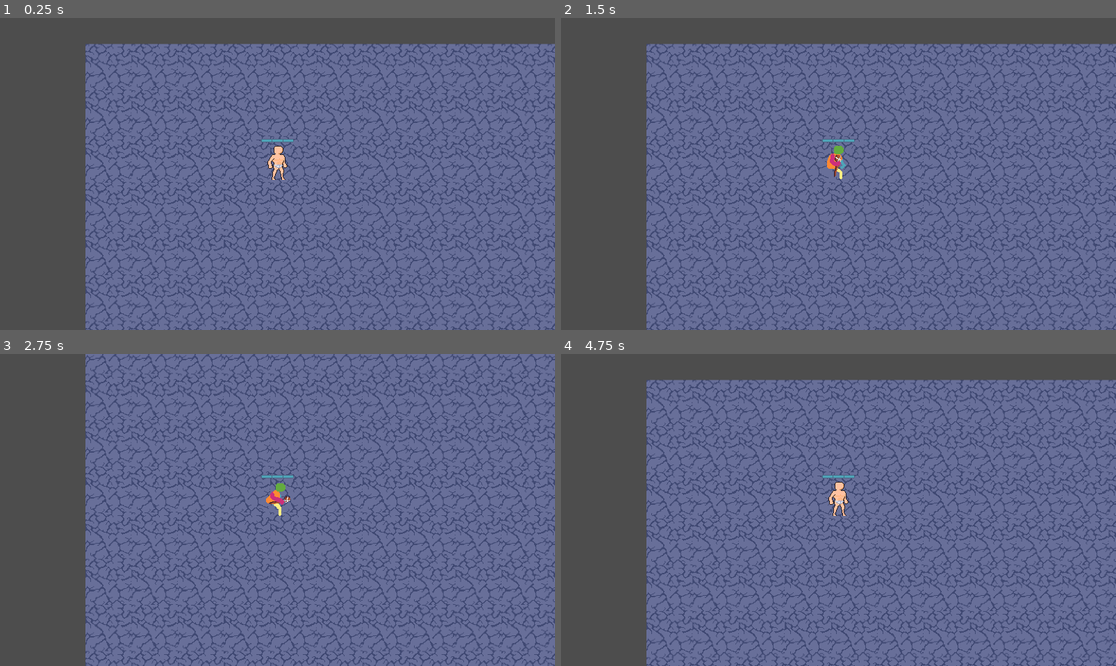
Above: before the commit, frames 1-4 (two rows, left to right).
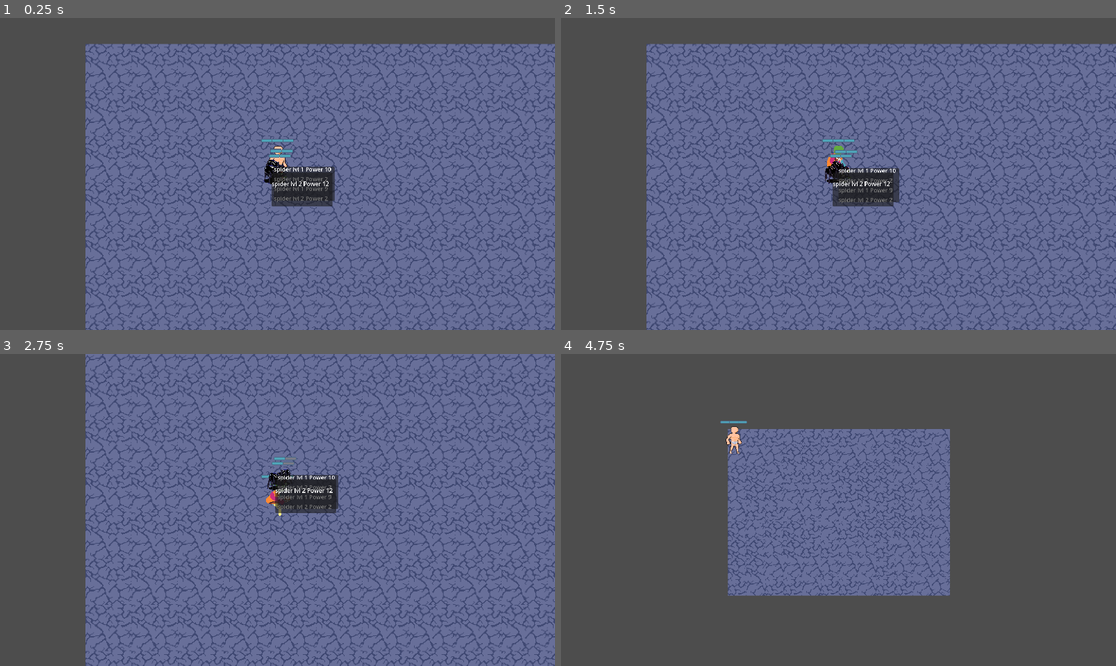
Above: after the commit, the same moments.

Repository: Naitais/battle-and-exploration-mode
Game: Godot game, scene res://scenes/main.tscn
Two runs of this game, one before a commit and one after it. Both use one fixed random seed, a clock stepped at 60 frames per second and the inputs below.
Inputs (mouse positions are in pixels of both pictures, inside the frame that each line leads up to):
- Up to frame 1 (0.25 s): no input
- Up to frame 2 (1.5 s): tap Enter at 0.5 s; move the mouse to (960, 158) at 0.52 s; press the mouse at (960, 158) at 0.53 s; hold D (right) 0.53-1.28 s; move the mouse to (727, 189) at 1.27 s; release the mouse at (727, 189) at 1.28 s; hold S (down) from 1.28 s (still down); click (727, 189) at 1.35 s
- Up to frame 3 (2.75 s): move the mouse to (333, 441) at 2.02 s; release S (down) at 2.03 s; press the mouse at (333, 441) at 2.03 s; hold D (right) from 2.03 s (still down)
- Up to frame 4 (4.75 s): move the mouse to (810, 572) at 2.77 s; release D (right) at 2.78 s; release the mouse at (810, 572) at 2.78 s; hold W (up) 2.78-3.53 s; click (810, 572) at 2.85 s; move the mouse to (1005, 556) at 3.52 s; press the mouse at (1005, 556) at 3.53 s; hold A (left) from 3.53 s (still down); move the mouse to (672, 463) at 4.27 s; release the mouse at (672, 463) at 4.28 s; click (672, 463) at 4.35 s

The runs differ from the first frame. In frame 1, 1.6% of the frame differs, in the area x 47-61%, y 41-61%; in frame 2, 1.6%; in frame 3, 1.5%; in frame 4, 64%, in the area x 15-100%, y 8-100%.

Commit message:
remade modpack, mob spawning and mob_pack tooltip from scratch. Now code is cleaner and works better

Diff:
--- /dev/null
+++ b/mob_pack.gd
@@ -0,0 +1,102 @@
+extends Node2D
+
+@onready var ui_panel = $ui_panel
+@onready var mob_pack_area = $mob_pack_area
+@onready var grid_container = $ui_panel/GridContainer
+
+
+var mob_number: int
+var mob_pack_difficulty_rating: float
+var mob_pack_id: String
+var instantiated_mobs: Array
+var roaming_mob
+
+var mobs_and_paths: Dictionary = {
+	"spider": "res://scenes/spider.tscn",
+	"slime": "res://scenes/spider.tscn",
+	"goblin": "res://scenes/spider.tscn"
+	}
+
+# Called when the node enters the scene tree for the first time.
+func _ready():
+	create_mob_pack()
+	spawn_roaming_mob()
+	manage_mob_pack_tooltip_ui()
+
+# Called every frame. 'delta' is the elapsed time since the previous frame.
+func _process(delta):
+	set_ui_position()
+	mob_pack_area.global_position = roaming_mob.global_position
+
+func create_mob_pack():
+	mob_number = randi() % 4 + 1
+	mob_pack_id = name
+
+	for i in range(mob_number):
+		#get random mob
+		var mob_types = mobs_and_paths.keys()
+		var random_mob = mob_types[randi() % mob_types.size()]
+
+		#get path of random mob
+		var mob_path: String = mobs_and_paths[random_mob]
+
+		#load and instantiate new random mob scene
+		var mob_scene: PackedScene = load(mob_path)
+		var new_mob = mob_scene.instantiate()
+
+		#mobs are contained in an array to later be spawned
+		instantiated_mobs.append(new_mob)
+
+func spawn_roaming_mob():
+
+	var mob_power_list: Array = []
+	for mob_scene in instantiated_mobs:
+		#add mob's power to list
+		mob_power_list.append(mob_scene.mob_power)
+
+	#get maximum power number
+	var max_mob_power: int = mob_power_list.max()
+
+	#gets strongest mob as the roaming mob, can cause problems if two mobs have same stats
+	#add something so that it gets a mob even if there is a tie in power
+	for mob_scene in instantiated_mobs:
+		if mob_scene.mob_power == max_mob_power:
+			roaming_mob = mob_scene
+			add_child(roaming_mob)
+
+func set_ui_position():
+	ui_panel.position = roaming_mob.global_position
+
+func manage_mob_pack_tooltip_ui():
+	for mob in instantiated_mobs:
+			var mob_data = Label.new()
+			grid_container.add_child(mob_data)
+			var mob_info = str(mob.name) + " lvl " + str(mob.mob_level) + " Power " + str(mob.mob_power)
+			mob_data.text = mob_info
+
+		#print(mob_pack_info)
+	print(instantiated_mobs)
+#funcion para clasificar mod packs en dificultad tengo que adaptarla a nueva logica
+#no esta en uso aun
+
+func mod_pack_difficulty_rating(mob_pack):
+	var mob_count: int = 0
+	var mob_sum_levels: int = 0
+	var pack_power: int = 0
+	#power should be the result of a mob's stats
+	for mob_data in mob_pack:
+		mob_count +=1
+		mob_sum_levels += mob_data.get("mob_level")
+		pack_power += mob_data.get("power")
+	pack_power = pack_power / mob_count
+	var mob_pack_rating: int
+	mob_pack_rating += mob_count + mob_sum_levels + pack_power
+
+func _on_mob_pack_area_mouse_entered():
+	ui_panel.visible = true
+	print(instantiated_mobs)
+
+	#mob_pack_tooltip_state.show_tooltip_true.emit()
+func _on_mob_pack_area_mouse_exited():
+	ui_panel.visible = false
+	pass
--- a/scenes/exploration_map.tscn
+++ b/scenes/exploration_map.tscn
@@ -1,12 +1,8 @@
-[gd_scene load_steps=11 format=3 uid="uid://bw1mdgw3k36c2"]
+[gd_scene load_steps=6 format=3 uid="uid://bw1mdgw3k36c2"]
 
 [ext_resource type="PackedScene" uid="uid://cp83aqs75i6ld" path="res://scenes/base_map.tscn" id="1_32jcj"]
 [ext_resource type="Texture2D" uid="uid://4loimtxghujo" path="res://tiles/cave_tile.png" id="2_538ax"]
 [ext_resource type="Script" path="res://scripts/exploration_map.gd" id="2_lj0hg"]
-[ext_resource type="PackedScene" uid="uid://dgvga3t3llv8e" path="res://scenes/mob_pack_tooltip_ui.tscn" id="3_1mxgo"]
-[ext_resource type="Script" path="res://scripts/State Machine.gd" id="5_q2nbc"]
-[ext_resource type="Script" path="res://scripts/mob_pack_tooltip_state.gd" id="6_jul1q"]
-[ext_resource type="Script" path="res://scripts/HideMobTooltipState.gd" id="7_d0l2t"]
 
 [sub_resource type="TileSetAtlasSource" id="TileSetAtlasSource_hh2b6"]
 texture = ExtResource("2_538ax")
@@ -20,42 +16,11 @@
 physics_layer_0/collision_layer = 1
 sources/1 = SubResource("TileSetAtlasSource_hh2b6")
 
-[sub_resource type="CircleShape2D" id="CircleShape2D_cq48n"]
-radius = 5.0
-
 [node name="explorationMap" instance=ExtResource("1_32jcj")]
 y_sort_enabled = true
 script = ExtResource("2_lj0hg")
 
-[node name="MobPackTooltipUI" parent="." index="0" instance=ExtResource("3_1mxgo")]
-
-[node name="TileMap" parent="." index="1"]
+[node name="TileMap" parent="." index="0"]
 tile_set = SubResource("TileSet_3yvcf")
 cell_quadrant_size = 64
 layer_0/tile_data = PackedInt32Array(0, 1, 0, 1, 1, 0, 2, 1, 0, 3, 1, 0, 4, 1, 0, 65536, 1, 0, 65537, 1, 0, 65538, 1, 0 …(1381 unchanged characters)…
-
-[node name="mouseArea" type="Area2D" parent="." index="2"]
-collision_layer = 4
-collision_mask = 4
-monitorable = false
-
-[node name="CollisionShape2D" type="CollisionShape2D" parent="mouseArea" index="0"]
-shape = SubResource("CircleShape2D_cq48n")
-
-[node name="StateMachine" type="Node" parent="." index="3" node_paths=PackedStringArray("state")]
-script = ExtResource("5_q2nbc")
-state = NodePath("HideMobTooltipState")
-
-[node name="MobPackTooltipState" type="Node" parent="StateMachine" index="0" node_paths=PackedStringArray("canvas_ui", "mouse_area", "exploration_map")]
-script = ExtResource("6_jul1q")
-canvas_ui = NodePath("../../MobPackTooltipUI")
-mouse_area = NodePath("../../mouseArea")
-exploration_map = NodePath("../..")
-
-[node name="HideMobTooltipState" type="Node" parent="StateMachine" index="1" node_paths=PackedStringArray("canvas_ui", "mouse_area")]
-script = ExtResource("7_d0l2t")
-canvas_ui = NodePath("../../MobPackTooltipUI")
-mouse_area = NodePath("../../mouseArea")
-
-[connection signal="body_entered" from="mouseArea" to="." method="_on_mouse_area_body_entered"]
-[connection signal="body_exited" from="mouseArea" to="." method="_on_mouse_area_body_exited"]
--- a/scenes/mob.tscn
+++ b/scenes/mob.tscn
@@ -70,3 +70,7 @@
 [node name="empty_hitpoints_container" parent="." index="9" instance=ExtResource("10_frqtg")]
 
 [node name="hitpoints_container" parent="." index="10" instance=ExtResource("9_xxbht")]
+
+[node name="mob_icon" type="TextureRect" parent="." index="11"]
+offset_right = 40.0
+offset_bottom = 40.0
--- /dev/null
+++ b/scenes/mob_pack.tscn
@@ -0,0 +1,39 @@
+[gd_scene load_steps=3 format=3 uid="uid://dcbn3gfwigt6s"]
+
+[ext_resource type="Script" path="res://mob_pack.gd" id="1_mfxsp"]
+
+[sub_resource type="CircleShape2D" id="CircleShape2D_ggsru"]
+radius = 34.3657
+
+[node name="mob_pack" type="Node2D"]
+script = ExtResource("1_mfxsp")
+
+[node name="ui_panel" type="Panel" parent="."]
+top_level = true
+z_index = 1
+offset_left = 2.0
+offset_top = 2.0
+offset_right = 170.0
+offset_bottom = 96.0
+scale = Vector2(0.5, 0.5)
+
+[node name="GridContainer" type="GridContainer" parent="ui_panel"]
+layout_mode = 1
+anchors_preset = 14
+anchor_top = 0.5
+anchor_right = 1.0
+anchor_bottom = 0.5
+offset_top = -28.0
+offset_bottom = 28.0
+grow_horizontal = 2
+grow_vertical = 2
+
+[node name="mob_pack_area" type="Area2D" parent="."]
+position = Vector2(100, 0)
+collision_mask = 0
+
+[node name="CollisionShape2D" type="CollisionShape2D" parent="mob_pack_area"]
+shape = SubResource("CircleShape2D_ggsru")
+
+[connection signal="mouse_entered" from="mob_pack_area" to="." method="_on_mob_pack_area_mouse_entered"]
+[connection signal="mouse_exited" from="mob_pack_area" to="." method="_on_mob_pack_area_mouse_exited"]
--- a/scenes/mob_pack_tooltip_ui.tscn
+++ b/scenes/mob_pack_tooltip_ui.tscn
@@ -5,6 +5,7 @@
 [node name="Panel" type="Panel" parent="."]
 offset_right = 264.0
 offset_bottom = 140.0
+metadata/_edit_use_anchors_ = true
 
 [node name="RichTextLabel" type="RichTextLabel" parent="Panel"]
 layout_mode = 1
@@ -16,6 +17,7 @@
 grow_horizontal = 2
 grow_vertical = 2
 fit_content = true
+metadata/_edit_use_anchors_ = true
 
 [node name="Label" type="Label" parent="Panel"]
 layout_mode = 0
@@ -23,9 +25,11 @@
 offset_right = 215.0
 offset_bottom = 26.0
 text = "Mob pack information"
+metadata/_edit_use_anchors_ = true
 
 [node name="mob_pack_id_label" type="Label" parent="Panel"]
 layout_mode = 0
 offset_top = 2.0
 offset_right = 40.0
 offset_bottom = 25.0
+metadata/_edit_use_anchors_ = true
--- a/scenes/spider.tscn
+++ b/scenes/spider.tscn
@@ -1,8 +1,9 @@
-[gd_scene load_steps=29 format=3 uid="uid://djbn7cbpwgsnw"]
+[gd_scene load_steps=30 format=3 uid="uid://djbn7cbpwgsnw"]
 
 [ext_resource type="PackedScene" uid="uid://c23mkal03nk45" path="res://scenes/mob.tscn" id="1_4igrd"]
 [ext_resource type="Texture2D" uid="uid://c5yw6sycua8rw" path="res://sprites/spider_sprite_sheet.png" id="2_r61g4"]
 [ext_resource type="Script" path="res://scripts/idle_state.gd" id="3_oollw"]
+[ext_resource type="Texture2D" uid="uid://n05en3xa0u61" path="res://icons/spider_icon.png" id="4_o5dq0"]
 
 [sub_resource type="CapsuleShape2D" id="CapsuleShape2D_ci2rq"]
 radius = 3.0
@@ -359,6 +360,10 @@
 hitpoints_container = NodePath(".")
 metadata/_edit_use_anchors_ = true
 
+[node name="mob_icon" parent="." index="11"]
+visible = false
+texture = ExtResource("4_o5dq0")
+
 [connection signal="area_entered" from="Hurtbox" to="." method="_on_hurtbox_area_entered" flags=18]
 [connection signal="body_entered" from="objective_detection_area" to="." method="_on_objective_detection_area_body_entered"]
 [connection signal="body_exited" from="objective_detection_area" to="." method="_on_objective_detection_area_body_exited"]
--- a/scripts/HideMobTooltipState.gd
+++ b/scripts/HideMobTooltipState.gd
@@ -2,7 +2,7 @@
 
 @export var canvas_ui: CanvasLayer
 @onready var ui_panel: Panel
-@export var mouse_area: Area2D
+
 
 
 signal show_tooltip_false
--- a/scripts/exploration_map.gd
+++ b/scripts/exploration_map.gd
@@ -1,140 +1,12 @@
 extends Node2D
 
-#i gotta create a loop to go through this and compare it to the mobs so that I can dynamically
-#get the correspondant mob to spawn in the function
+func create_unique_mob_pack() -> void:
+	var mob_pack = load("res://scenes/mob_pack.tscn").instantiate()
+	add_child(mob_pack)
+	#print("Added mob_pack:", mob_pack)
 
-
-@onready var state_machine = $StateMachine as StateMachine
-@onready var mob_pack_tooltip_state = $StateMachine/MobPackTooltipState as MobPackTooltipState
-@onready var hide_mob_tooltip_state = $StateMachine/HideMobTooltipState as HideMobTooltipState
-@onready var mouse_area = $mouseArea/CollisionShape2D
-@onready var mob_pack_tooltip_ui = $MobPackTooltipUI
-
-
-var mob_pack_counter_identifier: int = 0
-
-# Called when the node enters the scene tree for the first time.
 func _ready():
-	#print(mod_pack_difficulty_rating(randomize_mob_pack_data()))
-	#mob_pack_spawner(get_roaming_mob(get_strongest_mob(randomize_mob_pack_data())), 3)
-	randomize_mob_pack_data(3)
-	print(GlobalVar.spawned_mob_packs)
-	#los mobs deberian ser agregados por el mapa en el cual spawnean
-
-
-# Called every frame. 'delta' is the elapsed time since the previous frame.
-	mob_pack_tooltip_state.show_tooltip_true.connect(state_machine.change_state.bind(mob_pack_tooltip_state))
-	hide_mob_tooltip_state.show_tooltip_false.connect(state_machine.change_state.bind(hide_mob_tooltip_state))
-
-
+	create_unique_mob_pack()
+	create_unique_mob_pack()
 func _process(delta):
-	mouse_area.position = get_global_mouse_position()
-
-# This function will generate random data for a mob pack
-func randomize_mob_pack_data(amount) -> Array:
-	var all_mob_packs: Array = []
-	const mob_types = ["spider"]  # Add more mob types as needed
-
-	for i in range(amount):
-		var mob_pack_data: Array = []
-
-		# Randomize the number of mobs in the pack (you can adjust the range as needed)
-		var num_mobs = randi() % 4 + 1
-
-		# Increase every time this function is called
-		mob_pack_counter_identifier += 1
-
-		for r in range(num_mobs):
-			var mob_data = {
-					"mob_pack_id": mob_pack_counter_identifier,
-					"mob_type": mob_types[randi() % mob_types.size()],
-					"mob_level": randi() % 5 + 1,
-					"power": randi() % 100 + 1,  # Adjust the level range as needed
-					# Power should be the result of a mob's stats
-					# Add other stats as needed
-				}
-			mob_pack_data.append(mob_data)
-
-		GlobalVar.spawned_mob_packs.append(mob_pack_data)
-
-	return GlobalVar.spawned_mob_packs
-
-
-#funcion para clasificar mod packs en dificultad
-func mod_pack_difficulty_rating(mob_pack) -> int:
-	var mob_count: int = 0
-	var mob_sum_levels: int = 0
-	var pack_power: int = 0
-	#power should be the result of a mob's stats
-	for mob_data in mob_pack:
-		mob_count +=1
-		mob_sum_levels += mob_data.get("mob_level")
-		pack_power += mob_data.get("power")
-	pack_power = pack_power / mob_count
-	var mob_pack_rating: int
-	mob_pack_rating += mob_count + mob_sum_levels + pack_power
-
-	return mob_pack_rating
-
-func get_strongest_mob(mob_pack):
-	#this function will look for the strongest mob in a mob_pack
-	var mob_power_list = []
-	for mob_data in mob_pack:
-		mob_power_list.append(mob_data.get("power"))
-
-	var max_mob_power: int = mob_power_list.max()
-
-	for mob_data in mob_pack:
-		if mob_data.get("power") == max_mob_power:
-		#this can cause problems if two mobs have the same power level
-			return [mob_data, mob_pack]
-
-func get_roaming_mob(strongest_mob_data):
-	var strongest_mob_type: String = strongest_mob_data[0].get("mob_type")
-	var mob_pack: Array = strongest_mob_data[1]
-	GlobalVar.spawned_mob_packs.append(mob_pack)
-
-	return strongest_mob_type
-	#here we would add the strongest mob from the mob pack but i need to create the rest of the mobs
-	#I still need to think about the locations I would place the mobs in
-	#maybe I will make it spawn in a random area of specific spots of the map
-
-func mob_pack_spawner(roaming_mob_type, amount):
-	var mob_scene_paths: Dictionary = {
-	"spider": "res://scenes/spider.tscn",
-	"slime": "res://scenes/spider.tscn",
-	"goblin": "res://scenes/spider.tscn"
-	}
-	if roaming_mob_type in mob_scene_paths.keys():
-		var mob_path: String = mob_scene_paths[roaming_mob_type]
-		var mob_scene: PackedScene = load(mob_path)
-
-		for i in range(amount):
-
-
-
-			var new_mob = mob_scene.instantiate()
-			add_child(new_mob)
-
-			#set the identifier for the roaming mob
-			new_mob.mob_pack_identifier = mob_pack_counter_identifier
-			new_mob.global_position = Vector2(randi() % 200 + 1,randi() % 200 + 1)
-
-
-	#var new_mob = mob.duplicate()
-
-
-
-
-
-
-
-
-
-func _on_mouse_area_body_entered(body):
-	mob_pack_tooltip_state.show_tooltip_true.emit()
-
-
-
-func _on_mouse_area_body_exited(body):
-	hide_mob_tooltip_state.show_tooltip_false.emit()
+	pass
--- a/scripts/globalVar.gd
+++ b/scripts/globalVar.gd
@@ -7,7 +7,8 @@
 var player: CharacterBody2D
 var exploration_mode: bool = true
 var combat_mode: bool
-var spawned_mob_packs: Array
+var created_mob_packs: Array = []
+var selected_mob_pack: Node
 
 var mouse_pos: Vector2
 #in the futurre I will need a globalvar for different things such as managing spawned mob packs
--- a/scripts/mob.gd
+++ b/scripts/mob.gd
@@ -9,8 +9,8 @@
 @onready var attack_state = $StateMachine/AttackState as AttackState
 @onready var hurt_state = $StateMachine/HurtState as HurtState
 
-#mob_pack_identifier
-var mob_pack_identifier: int
+var mob_level: int = randi() % 5 + 1
+var mob_power: float = (((randi() % 100 + 1) + mob_level) * mob_level) / 10
 
 #@onready var game_mode_state = $StateMachine/GameModeState as GameModeState
 
@@ -22,8 +22,6 @@
 	attack_state.execute_basic_attack.connect(state_machine.change_state.bind(attack_state))
 	hurt_state.damage_taken.connect(state_machine.change_state.bind(hurt_state))
 	hurt_state.damage_taken_finished.connect(state_machine.change_state.bind(chase_state))
-
-
 
 func exploration_mode_movement():
 	if velocity.length() > 0:
@@ -38,7 +36,6 @@
 		attack_state.basic_attack_detection_area.position.x = attack_state.basic_attack_det_area_flip_false
 
 func _physics_process(_delta):
-
 	if GlobalVar.exploration_mode:
 		move_and_slide()
 		exploration_mode_movement()
--- a/scripts/mob_pack_tooltip_state.gd
+++ b/scripts/mob_pack_tooltip_state.gd
@@ -1,8 +1,6 @@
 class_name MobPackTooltipState extends State
 
 @export var canvas_ui: CanvasLayer
-@export var mouse_area: Area2D
-@export var exploration_map: Node2D
 @onready var ui_panel: Panel
 @onready var text_label: RichTextLabel
 
Binary file added: icons/beast-eye.png
Not shown, added: icons/beast-eye.png.import
Binary file added: icons/purepng.com-musclemusclemuscle-manbody-builderssix-packmuscle-boysclipart-1421526926338lnu1b.png
Not shown, added: icons/purepng.com-musclemusclemuscle-manbody-builderssix-packmuscle-boysclipart-1421526926338lnu1b.png.import
Binary file added: icons/spider_icon.png
Not shown, added: icons/spider_icon.png.import
